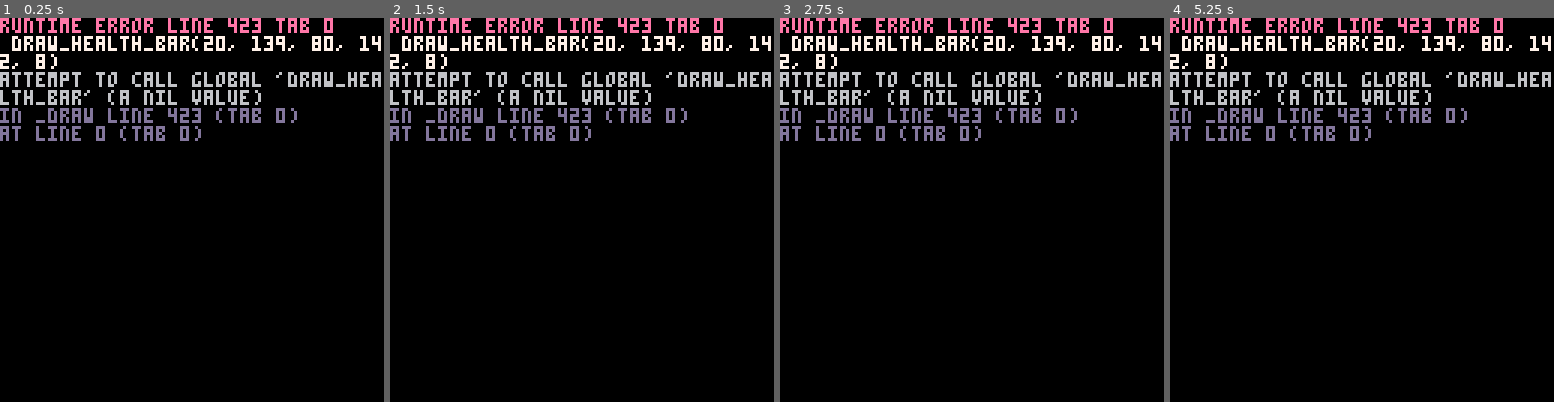
Above: before the commit, frames 1-4 (left to right).
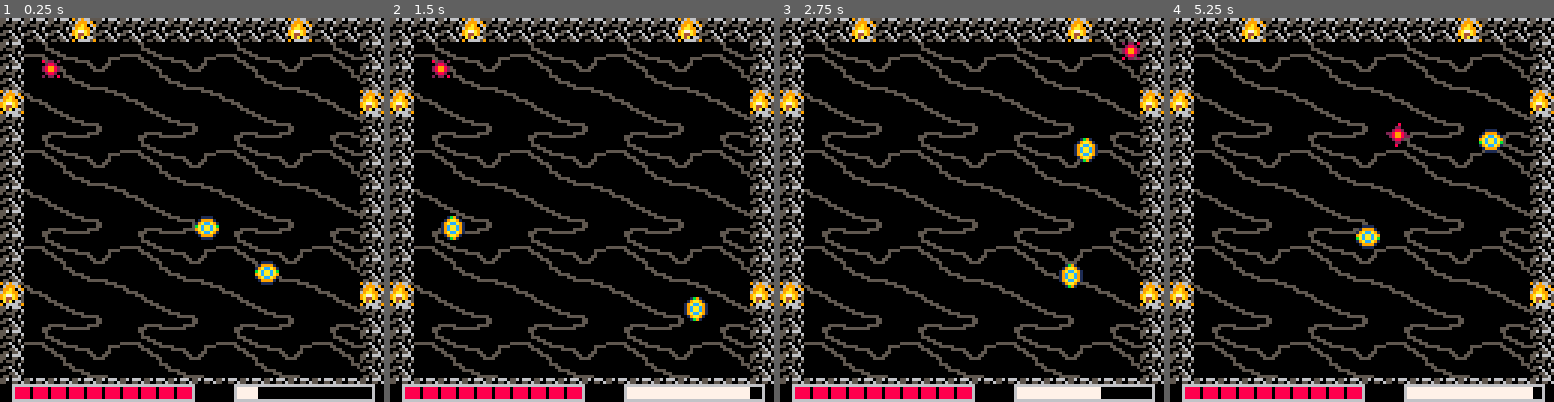
Above: after the commit, the same moments.

Repository: Nakeeb0/NAHL
Game: PICO-8 cartridge nahl.p8
The game is run twice, just before and just after one commit, with the same random seed, the same clock (stepped at 60 frames per second) and the same inputs.
Inputs:
- Up to frame 1 (0.25 s): no input
- Up to frame 2 (1.5 s): tap O (Z key) at 0.7 s
- Up to frame 3 (2.75 s): hold Right 1.6-2.1 s; tap O (Z key) at 1.7, 2.1, 2.5 s; hold Up 2.15-2.42 s; hold Right from 2.47 s (still down)
- Up to frame 4 (5.25 s): tap O (Z key) every 0.4 s from 2.9 to 4.9 s; release Right at 3.03 s; hold Left 3.08-3.58 s; hold Down 3.63-3.97 s; hold Right 4.02-4.68 s; hold Up 4.73-5.03 s; hold Left from 5.08 s (still down)

The runs differ from the first frame. In frame 1, 31% of the frame differs, in the area x 0-100%, y 0-100%; in frame 2, 32%; in frame 3, 32%; in frame 4, 32%.
Error before the commit: runtime error line 423 tab 0; draw_health_bar(20, 139, 80, 142, 8); attempt to call global 'draw_health_bar' (a nil value)

Commit message:
oopsie forgot to include :3

Diff:
--- a/nahl.p8
+++ b/nahl.p8
@@ -3,6 +3,7 @@
 __lua__
 #include vec2d.lua
 #include collision.lua
+#include draw.lua
 #include actor.lua
 #include nahl.lua
 
